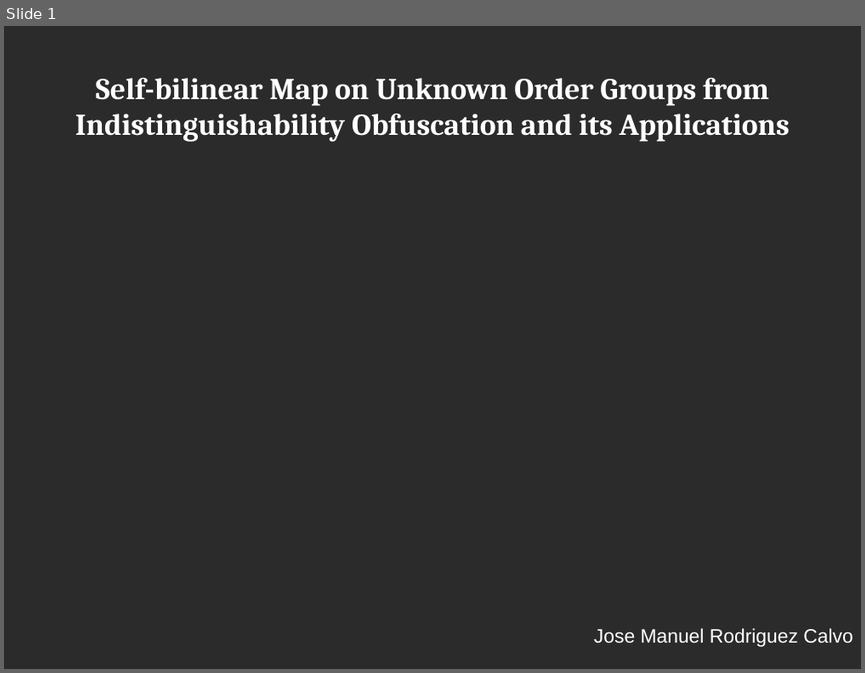
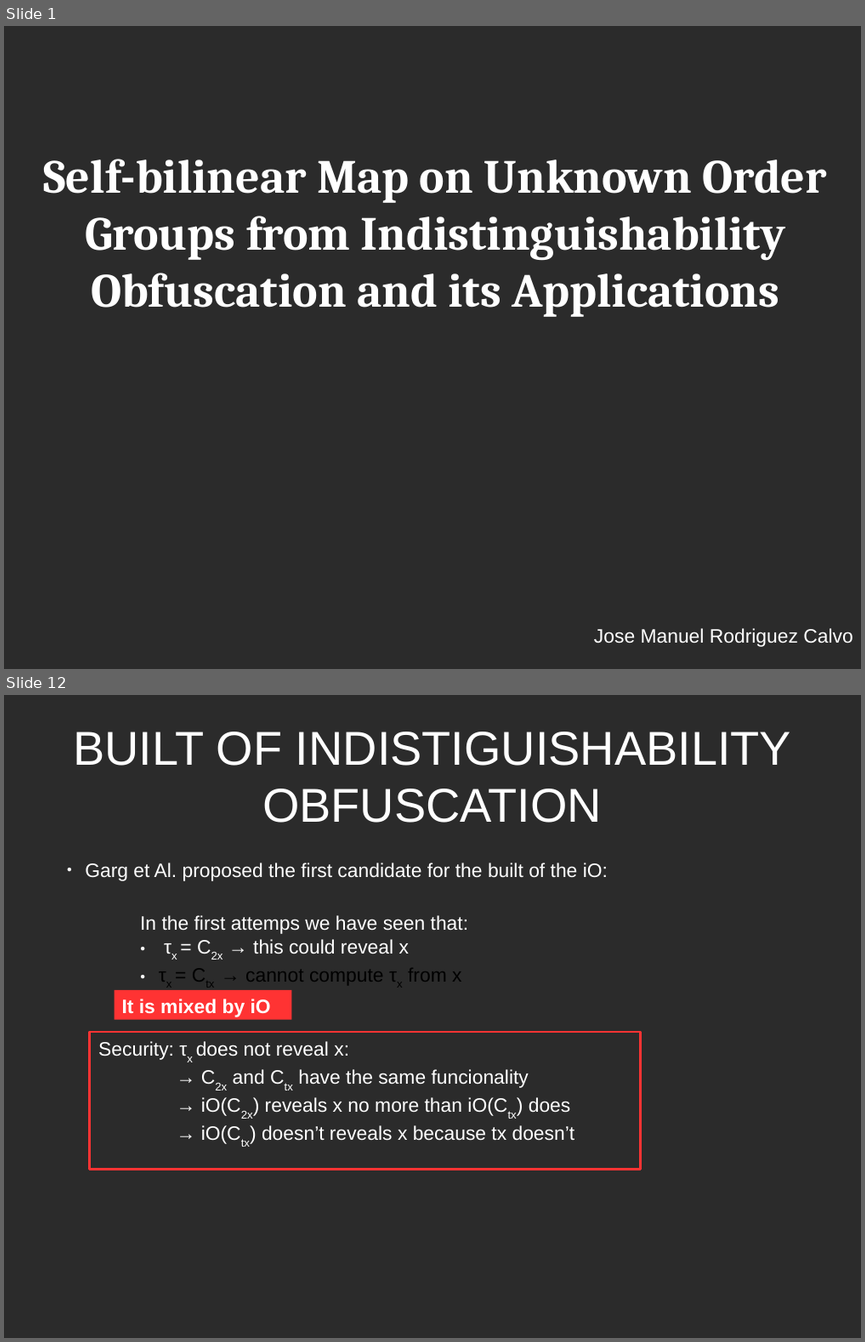
Before and after one commit to jmrCalvo/Network-Security, a slide deck: exposition.odp. Shown one above the other, each under a label of ours: slide 1 before the commit, slides 1 and 12 after it; the slides between them are not shown. The pictures are 865x673 and 865x1342 pixels, drawn with LibreOffice and Linux fonts; fonts in the diff are those of the drawing; background and template pictures are left out; a plain dark background stands for a picture behind light text. Boxes give left, top, right and bottom in pixels: in the first picture for what was removed or moved away, otherwise in the second. Text is boxed around its words. In the diff, an @@ line names an element or a change of style, - is before the commit and + after.

Commit message:
explication of multilinear map and auxiliaty info
it is the explication of the multilinear map and the info require for its built

```diff
--- a/exposition.odp
+++ b/exposition.odp
@@ slide 12 added at [4,695,861,1338], background picture (left out) @@
@@ title added at [73,732,791,823], 44 pt, text #FFFFFF @@
+BUILT OF INDISTIGUISHABILITY OBFUSCATION
@@ text added at [85,862,608,881], 18 pt, text #FFFFFF @@
+● Garg et Al. proposed the first candidate for the built of the iO:
@@ text added at [140,915,468,985], 18 pt, text #FFFFFF @@
+In the first attemps we have seen that:
+● τx = C2x → this could reveal x
+● τx = Ctx → cannot compute τx from x
@@ rectangle added at [114,990,291,1019], fill #FF3333, 18 pt, text #FFFFFF, bold @@
+It is mixed by iO
@@ rectangle added at [90,1032,641,1169], outline #FF3333 2.3 pt, 18 pt, text #FFFFFF @@
+Security: τx does not reveal x:
+→ C2x and Ctx have the same funcionality
+→ iO(C2x) reveals x no more than iO(Ctx) does
+→ iO(Ctx) doesn’t reveals x because tx doesn’t
@@ slide 1 changed as well @@
@@ title "Self-bilinear Map on Unknown Order ...": place and size @@
-title "Self-bilinear Map on Unknown Order ..." at [75,78,789,142]
+title "Self-bilinear Map on Unknown Order ..." at [43,159,827,317]
@@ title "Self-bilinear Map on Unknown Order ..." at [43,159,827,317]: size 28 to 44 pt @@
```
Also in this commit, not shown: 11 other slides added, 1 other file.
